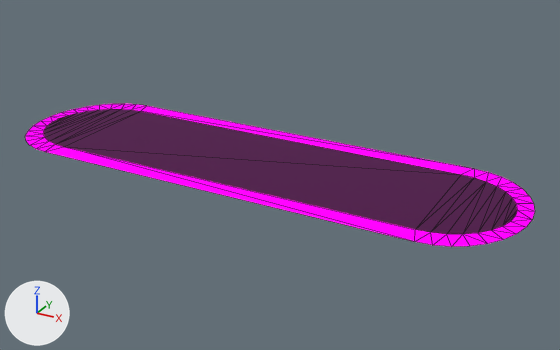
Two versions of the OBJ model FNFestClone/Assets/smasher.obj, one commit apart.
The view is the same before and after, from a 50 mm lens placed at (2.539, -3.502, 0.446), pointed at (2.038, -2.589, -0.01). Lighting does not change. The marker at lower left points along +X, +Y and +Z. Mesh edges are drawn as thin lines. Where no turn or scale is listed for an object, it has been applied to the vertices.

The first picture shows 'Smashers'.
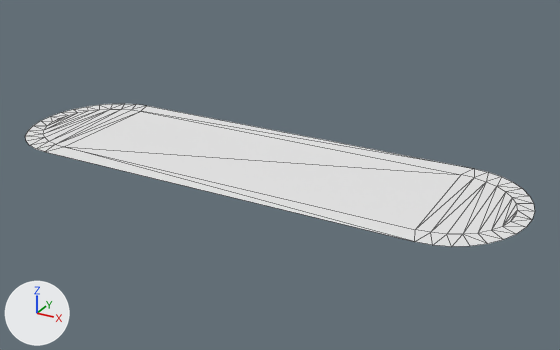
Commit message: smasher stuffs

Where the change shows, as pixel boxes (x1, y1, x2, y2) in the pictures (560 x 350 px):
'Smashers', recoloured, surface changed (purple to white)
    both: (26, 104, 535, 247)

What the commit changed:
In material 'Smasher_Outer' (mat_smasher_outer), metallic goes from 1.0 to 0.0.
Material 'Smasher_Outer' (mat_smasher_outer) changes colour from pink #ff00ee to white #e7e7e7; in linear values from (1.0, 0.0, 0.855) to (0.8, 0.8, 0.8).
In material 'Smasher_Outer' (mat_smasher_outer), emission_color is no longer (1.0, 0.0, 0.855), pink #ff00ee.
In material 'Smasher_Outer' (mat_smasher_outer), emission_strength is no longer 1.0.
Material 'Smasher_Inner' (mat_smasher_inner) changes colour from dark purple #4e0049 to white #e7e7e7; in linear values from (0.0762, 0.0, 0.0666) to (0.8, 0.8, 0.8).
